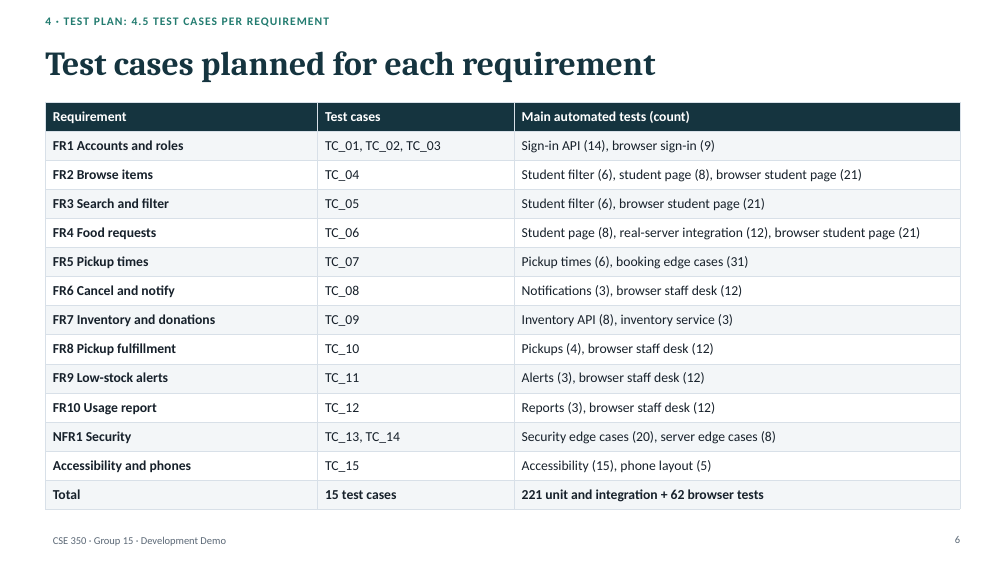
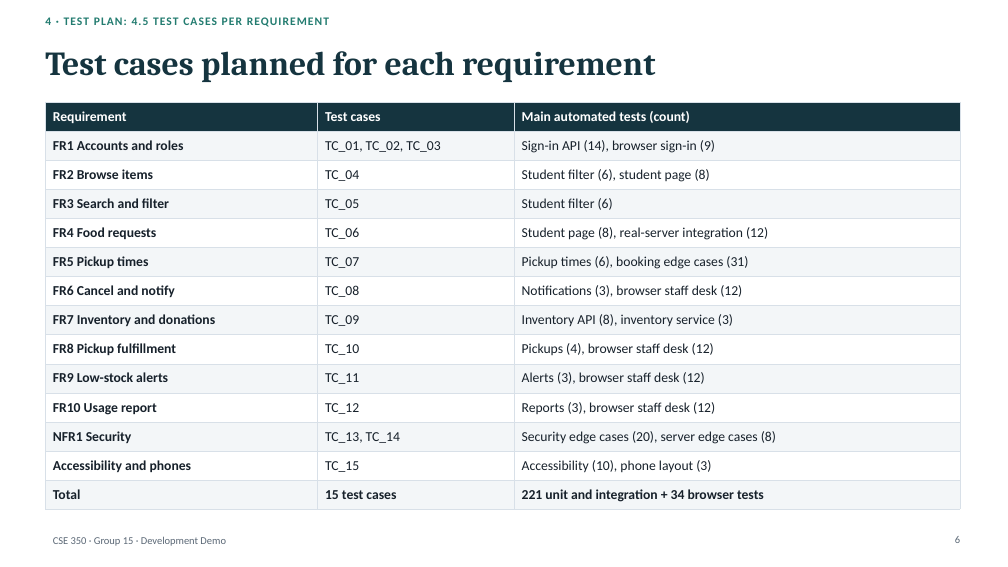
Before and after one commit to a0merr/University-Food-Pantry-CSE-350-, a slide deck: slide 6 of docs/presentation/CSE350_Demo_Deck_DRAFT.pptx. Drawn at 1008x567 pixels with LibreOffice and Linux fonts; fonts in the diff are those of the drawing. Boxes give left, top, right and bottom in pixels: in the first picture for what was removed or moved away, otherwise in the second. Text is boxed around its words. In the diff, an @@ line names an element or a change of style, - is before the commit and + after.

```diff
--- a/docs/presentation/CSE350_Demo_Deck_DRAFT.pptx
+++ b/docs/presentation/CSE350_Demo_Deck_DRAFT.pptx
@@ table at (45,102,960,506) @@
-row 3, column 3: Student filter (6), student page (8), browser student page (21)
+row 3, column 3: Student filter (6), student page (8)
-row 4, column 3: Student filter (6), browser student page (21)
+row 4, column 3: Student filter (6)
-row 5, column 3: Student page (8), real-server integration (12), browser student page (21)
+row 5, column 3: Student page (8), real-server integration (12)
-row 13, column 3: Accessibility (15), phone layout (5)
+row 13, column 3: Accessibility (10), phone layout (3)
-row 14, column 3: 221 unit and integration + 62 browser tests
+row 14, column 3: 221 unit and integration + 34 browser tests
```
Also in this commit, not shown: 1 other slide changed.
